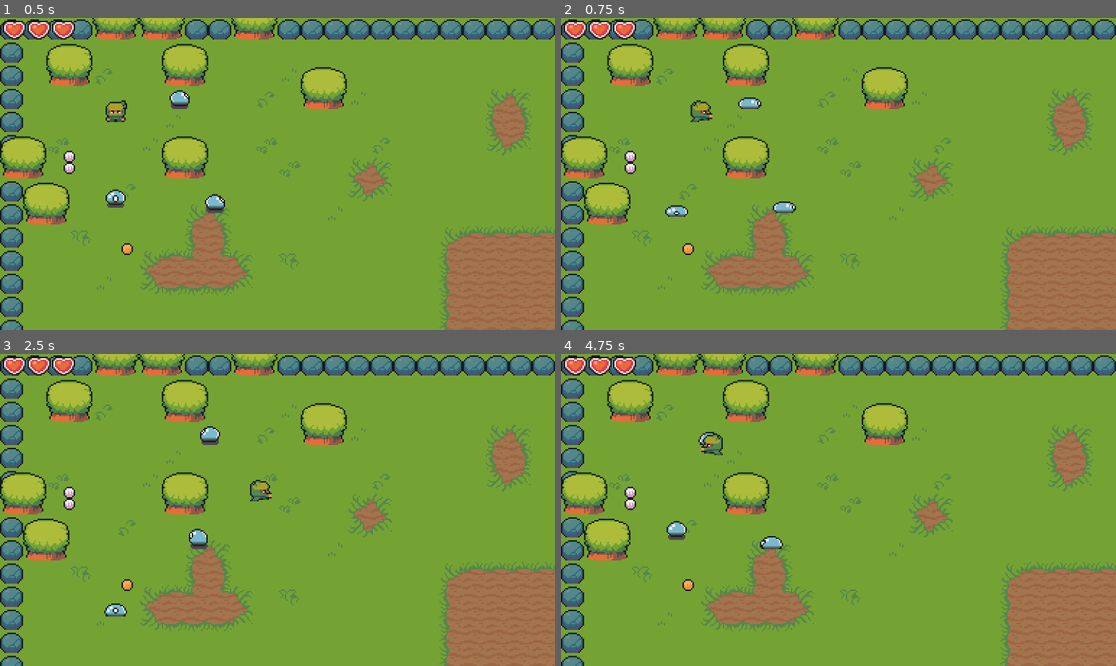
Above: before the commit, frames 1-4 (two rows, left to right).
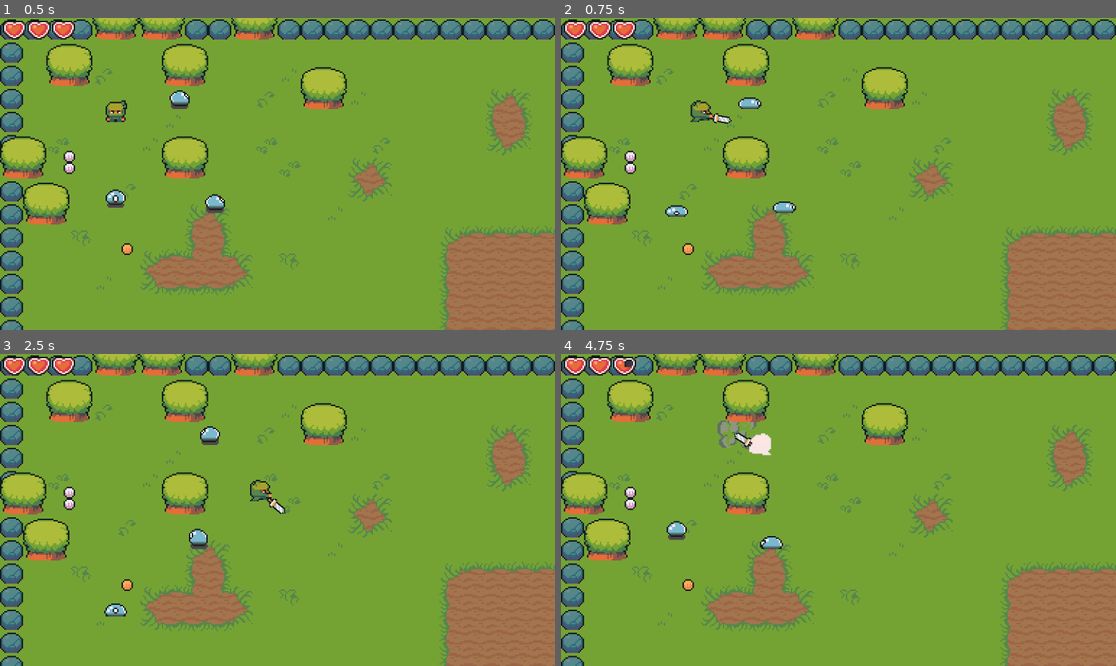
Above: after the commit, the same moments.

Repository: JarnoTainio/Adventure
Game: Godot game, scene res://Scenes/world.tscn
The game is run twice, just before and just after one commit, with the same random seed, the same clock (stepped at 60 frames per second) and the same inputs.
Inputs (mouse positions are in pixels of both pictures, inside the frame that each line leads up to):
- Up to frame 1 (0.5 s): no input
- Up to frame 2 (0.75 s): move the mouse to (960, 158) at 0.52 s; hold D (move_right) from 0.53 s (still down); click (960, 158) at 0.6 s
- Up to frame 3 (2.5 s): move the mouse to (166, 525) at 1.27 s; release D (move_right) at 1.28 s; hold S (move_down) 1.28-2.03 s; click (166, 525) at 1.35 s; move the mouse to (333, 441) at 2.02 s; hold D (move_right) from 2.03 s (still down); hold Space (space) from 2.03 s (still down); click (333, 441) at 2.3 s
- Up to frame 4 (4.75 s): move the mouse to (810, 572) at 2.77 s; release D (move_right) at 2.78 s; release Space (space) at 2.78 s; hold W (move_up) 2.78-3.53 s; click (810, 572) at 2.85 s; move the mouse to (1005, 556) at 3.52 s; hold A (move_left) from 3.53 s (still down); click (1005, 556) at 3.6 s; move the mouse to (672, 463) at 4.27 s; tap Space (space) at 4.35 s; click (672, 463) at 4.55 s

Frame 1 is identical in both runs. In frame 2, less than 0.1% of the frame differs, in the area x 26-31%, y 30-35%; in frame 3, less than 0.1%; in frame 4, 0.9%, in the area x 11-38%, y 1-33%.

Commit message:
Damage and loot drop

Diff:
--- /dev/null
+++ b/Resources/Enemies/eney_slime.tres
@@ -0,0 +1,10 @@
+[gd_resource type="Resource" script_class="EnemyData" load_steps=4 format=3 uid="uid://ddxrj5qnpcx2w"]
+
+[ext_resource type="Resource" uid="uid://bd3c3lsqaijjx" path="res://Resources/Items/item_slime.tres" id="1_hp63i"]
+[ext_resource type="Script" path="res://Scripts/Data/enemy.gd" id="1_v4tr3"]
+[ext_resource type="Resource" uid="uid://bmh2mnj4qg4jf" path="res://Resources/Items/item_slime_gold.tres" id="2_5x4gj"]
+
+[resource]
+script = ExtResource("1_v4tr3")
+loot_common = ExtResource("1_hp63i")
+loot_rare = ExtResource("2_5x4gj")
--- a/Scenes/Creatures/player.tscn
+++ b/Scenes/Creatures/player.tscn
@@ -1,11 +1,14 @@
-[gd_scene load_steps=22 format=3 uid="uid://cjtj0uvx0uuj0"]
+[gd_scene load_steps=23 format=3 uid="uid://cjtj0uvx0uuj0"]
 
 [ext_resource type="Script" path="res://Scripts/player.gd" id="1_rf48v"]
 [ext_resource type="Texture2D" uid="uid://813gysn8scvl" path="res://Sprites/Characters/SpriteSheet.png" id="1_t4xj8"]
-[ext_resource type="PackedScene" uid="uid://hwe2i1mx8b2x" path="res://Scenes/Creatures/Util/hurt_box.tscn" id="3_per06"]
+[ext_resource type="Script" path="res://Scripts/hurt_box.gd" id="3_buy7j"]
 [ext_resource type="Script" path="res://Scripts/interact_detector.gd" id="4_umfqv"]
 [ext_resource type="Texture2D" uid="uid://08q8jkl2spb6" path="res://Sprites/Arrow.png" id="5_2rco7"]
 [ext_resource type="PackedScene" uid="uid://6gw71yswasbg" path="res://Scenes/Weapons/sword.tscn" id="6_xfdmo"]
+
+[sub_resource type="RectangleShape2D" id="RectangleShape2D_oadbt"]
+size = Vector2(12, 8)
 
 [sub_resource type="Animation" id="Animation_lrdc1"]
 length = 0.001
@@ -86,8 +89,8 @@
 "values": [Vector2i(0, 4)]
 }
 
-[sub_resource type="Animation" id="Animation_xsg6a"]
-resource_name = "attack_up"
+[sub_resource type="Animation" id="Animation_p7kcd"]
+resource_name = "attack_left"
 length = 0.2
 tracks/0/type = "value"
 tracks/0/imported = false
@@ -99,7 +102,7 @@
 "times": PackedFloat32Array(0, 0.2),
 "transitions": PackedFloat32Array(1, 1),
 "update": 0,
-"values": [-1.0472, 1.0472]
+"values": [3.66519, 5.58505]
 }
 tracks/1/type = "value"
 tracks/1/imported = false
@@ -111,7 +114,7 @@
 "times": PackedFloat32Array(0, 0.1, 0.2),
 "transitions": PackedFloat32Array(1, 1, 1),
 "update": 0,
-"values": [Vector2(-6, -7), Vector2(0, -10), Vector2(6, -7)]
+"values": [Vector2(-6, 1), Vector2(-8, -4), Vector2(-6, -9)]
 }
 tracks/2/type = "value"
 tracks/2/imported = false
@@ -123,83 +126,11 @@
 "times": PackedFloat32Array(0),
 "transitions": PackedFloat32Array(1),
 "update": 1,
-"values": [Vector2i(1, 4)]
-}
-
-[sub_resource type="Animation" id="Animation_w5qwd"]
-resource_name = "move_down"
-length = 0.8
-loop_mode = 1
-step = 0.2
-tracks/0/type = "value"
-tracks/0/imported = false
-tracks/0/enabled = true
-tracks/0/path = NodePath("Sprite2D:frame_coords")
-tracks/0/interp = 1
-tracks/0/loop_wrap = true
-tracks/0/keys = {
-"times": PackedFloat32Array(0, 0.2, 0.4, 0.6),
-"transitions": PackedFloat32Array(1, 1, 1, 1),
-"update": 1,
-"values": [Vector2i(0, 0), Vector2i(0, 1), Vector2i(0, 2), Vector2i(0, 3)]
-}
-
-[sub_resource type="Animation" id="Animation_mly0v"]
-resource_name = "move_left"
-length = 0.8
-loop_mode = 1
-step = 0.2
-tracks/0/type = "value"
-tracks/0/imported = false
-tracks/0/enabled = true
-tracks/0/path = NodePath("Sprite2D:frame_coords")
-tracks/0/interp = 1
-tracks/0/loop_wrap = true
-tracks/0/keys = {
-"times": PackedFloat32Array(0, 0.2, 0.4, 0.6),
-"transitions": PackedFloat32Array(1, 1, 1, 1),
-"update": 1,
-"values": [Vector2i(2, 0), Vector2i(2, 1), Vector2i(2, 2), Vector2i(2, 3)]
-}
-
-[sub_resource type="Animation" id="Animation_6yypf"]
-resource_name = "move_right"
-length = 0.8
-loop_mode = 1
-step = 0.2
-tracks/0/type = "value"
-tracks/0/imported = false
-tracks/0/enabled = true
-tracks/0/path = NodePath("Sprite2D:frame_coords")
-tracks/0/interp = 1
-tracks/0/loop_wrap = true
-tracks/0/keys = {
-"times": PackedFloat32Array(0, 0.2, 0.4, 0.6),
-"transitions": PackedFloat32Array(1, 1, 1, 1),
-"update": 1,
-"values": [Vector2i(3, 0), Vector2i(3, 1), Vector2i(3, 2), Vector2i(3, 3)]
-}
-
-[sub_resource type="Animation" id="Animation_lsjad"]
-resource_name = "move_up"
-length = 0.8
-loop_mode = 1
-step = 0.2
-tracks/0/type = "value"
-tracks/0/imported = false
-tracks/0/enabled = true
-tracks/0/path = NodePath("Sprite2D:frame_coords")
-tracks/0/interp = 1
-tracks/0/loop_wrap = true
-tracks/0/keys = {
-"times": PackedFloat32Array(0, 0.2, 0.4, 0.6),
-"transitions": PackedFloat32Array(1, 1, 1, 1),
-"update": 1,
-"values": [Vector2i(1, 0), Vector2i(1, 1), Vector2i(1, 2), Vector2i(1, 3)]
-}
-
-[sub_resource type="Animation" id="Animation_p7kcd"]
-resource_name = "attack_left"
+"values": [Vector2i(2, 4)]
+}
+
+[sub_resource type="Animation" id="Animation_pj1o4"]
+resource_name = "attack_right"
 length = 0.2
 tracks/0/type = "value"
 tracks/0/imported = false
@@ -211,7 +142,7 @@
 "times": PackedFloat32Array(0, 0.2),
 "transitions": PackedFloat32Array(1, 1),
 "update": 0,
-"values": [3.66519, 5.58505]
+"values": [0.523599, 2.61799]
 }
 tracks/1/type = "value"
 tracks/1/imported = false
@@ -223,7 +154,7 @@
 "times": PackedFloat32Array(0, 0.1, 0.2),
 "transitions": PackedFloat32Array(1, 1, 1),
 "update": 0,
-"values": [Vector2(-6, 1), Vector2(-8, -4), Vector2(-6, -9)]
+"values": [Vector2(6, -9), Vector2(8, -4), Vector2(6, 1)]
 }
 tracks/2/type = "value"
 tracks/2/imported = false
@@ -235,11 +166,11 @@
 "times": PackedFloat32Array(0),
 "transitions": PackedFloat32Array(1),
 "update": 1,
-"values": [Vector2i(2, 4)]
-}
-
-[sub_resource type="Animation" id="Animation_pj1o4"]
-resource_name = "attack_right"
+"values": [Vector2i(3, 4)]
+}
+
+[sub_resource type="Animation" id="Animation_xsg6a"]
+resource_name = "attack_up"
 length = 0.2
 tracks/0/type = "value"
 tracks/0/imported = false
@@ -251,7 +182,7 @@
 "times": PackedFloat32Array(0, 0.2),
 "transitions": PackedFloat32Array(1, 1),
 "update": 0,
-"values": [0.523599, 2.61799]
+"values": [-1.0472, 1.0472]
 }
 tracks/1/type = "value"
 tracks/1/imported = false
@@ -263,7 +194,7 @@
 "times": PackedFloat32Array(0, 0.1, 0.2),
 "transitions": PackedFloat32Array(1, 1, 1),
 "update": 0,
-"values": [Vector2(6, -9), Vector2(8, -4), Vector2(6, 1)]
+"values": [Vector2(-6, -7), Vector2(0, -10), Vector2(6, -7)]
 }
 tracks/2/type = "value"
 tracks/2/imported = false
@@ -275,7 +206,79 @@
 "times": PackedFloat32Array(0),
 "transitions": PackedFloat32Array(1),
 "update": 1,
-"values": [Vector2i(3, 4)]
+"values": [Vector2i(1, 4)]
+}
+
+[sub_resource type="Animation" id="Animation_w5qwd"]
+resource_name = "move_down"
+length = 0.8
+loop_mode = 1
+step = 0.2
+tracks/0/type = "value"
+tracks/0/imported = false
+tracks/0/enabled = true
+tracks/0/path = NodePath("Sprite2D:frame_coords")
+tracks/0/interp = 1
+tracks/0/loop_wrap = true
+tracks/0/keys = {
+"times": PackedFloat32Array(0, 0.2, 0.4, 0.6),
+"transitions": PackedFloat32Array(1, 1, 1, 1),
+"update": 1,
+"values": [Vector2i(0, 0), Vector2i(0, 1), Vector2i(0, 2), Vector2i(0, 3)]
+}
+
+[sub_resource type="Animation" id="Animation_mly0v"]
+resource_name = "move_left"
+length = 0.8
+loop_mode = 1
+step = 0.2
+tracks/0/type = "value"
+tracks/0/imported = false
+tracks/0/enabled = true
+tracks/0/path = NodePath("Sprite2D:frame_coords")
+tracks/0/interp = 1
+tracks/0/loop_wrap = true
+tracks/0/keys = {
+"times": PackedFloat32Array(0, 0.2, 0.4, 0.6),
+"transitions": PackedFloat32Array(1, 1, 1, 1),
+"update": 1,
+"values": [Vector2i(2, 0), Vector2i(2, 1), Vector2i(2, 2), Vector2i(2, 3)]
+}
+
+[sub_resource type="Animation" id="Animation_6yypf"]
+resource_name = "move_right"
+length = 0.8
+loop_mode = 1
+step = 0.2
+tracks/0/type = "value"
+tracks/0/imported = false
+tracks/0/enabled = true
+tracks/0/path = NodePath("Sprite2D:frame_coords")
+tracks/0/interp = 1
+tracks/0/loop_wrap = true
+tracks/0/keys = {
+"times": PackedFloat32Array(0, 0.2, 0.4, 0.6),
+"transitions": PackedFloat32Array(1, 1, 1, 1),
+"update": 1,
+"values": [Vector2i(3, 0), Vector2i(3, 1), Vector2i(3, 2), Vector2i(3, 3)]
+}
+
+[sub_resource type="Animation" id="Animation_lsjad"]
+resource_name = "move_up"
+length = 0.8
+loop_mode = 1
+step = 0.2
+tracks/0/type = "value"
+tracks/0/imported = false
+tracks/0/enabled = true
+tracks/0/path = NodePath("Sprite2D:frame_coords")
+tracks/0/interp = 1
+tracks/0/loop_wrap = true
+tracks/0/keys = {
+"times": PackedFloat32Array(0, 0.2, 0.4, 0.6),
+"transitions": PackedFloat32Array(1, 1, 1, 1),
+"update": 1,
+"values": [Vector2i(1, 0), Vector2i(1, 1), Vector2i(1, 2), Vector2i(1, 3)]
 }
 
 [sub_resource type="AnimationLibrary" id="AnimationLibrary_y42yp"]
@@ -330,8 +333,8 @@
 "hurt_blink": SubResource("Animation_dfddb")
 }
 
-[sub_resource type="RectangleShape2D" id="RectangleShape2D_oadbt"]
-size = Vector2(12, 8)
+[sub_resource type="RectangleShape2D" id="RectangleShape2D_frwyy"]
+size = Vector2(14, 8)
 
 [sub_resource type="CircleShape2D" id="CircleShape2D_f738q"]
 
@@ -354,6 +357,10 @@
 offset_right = 8.0
 color = Color(1, 1, 1, 0)
 
+[node name="CollisionShape2D" type="CollisionShape2D" parent="."]
+position = Vector2(0, -4)
+shape = SubResource("RectangleShape2D_oadbt")
+
 [node name="AnimationPlayer" type="AnimationPlayer" parent="."]
 libraries = {
 "": SubResource("AnimationLibrary_y42yp")
@@ -364,15 +371,15 @@
 "": SubResource("AnimationLibrary_reyr7")
 }
 
-[node name="CollisionShape2D" type="CollisionShape2D" parent="."]
-position = Vector2(0, -4)
-shape = SubResource("RectangleShape2D_oadbt")
-
-[node name="HurtBox" parent="." instance=ExtResource("3_per06")]
-scale = Vector2(1.02326, 1)
+[node name="HurtBox" type="Area2D" parent="."]
 collision_layer = 0
 collision_mask = 4
-remember_areas = true
+script = ExtResource("3_buy7j")
+
+[node name="CollisionShape2D" type="CollisionShape2D" parent="HurtBox"]
+position = Vector2(0, -4)
+shape = SubResource("RectangleShape2D_frwyy")
+debug_color = Color(0.943336, 0.239239, 1.92523e-07, 0.42)
 
 [node name="InteractBox" type="Area2D" parent="."]
 script = ExtResource("4_umfqv")
@@ -381,12 +388,12 @@
 position = Vector2(0, -6)
 scale = Vector2(1.2, 1.2)
 shape = SubResource("CircleShape2D_f738q")
+debug_color = Color(1.54018e-06, 0.637214, 0.394985, 0.42)
 
 [node name="HurtTimer" type="Timer" parent="."]
 one_shot = true
 
 [node name="InteractMarker" type="Sprite2D" parent="."]
-visible = false
 z_index = 10
 scale = Vector2(0.5, 0.5)
 texture = ExtResource("5_2rco7")
@@ -396,7 +403,6 @@
 rotation = 2.0944
 
 [node name="Sword" parent="Weapon" instance=ExtResource("6_xfdmo")]
-visible = false
 
 [connection signal="hit_by_attack" from="HurtBox" to="." method="_on_hurt_box_hit_by_attack"]
 [connection signal="area_entered" from="InteractBox" to="InteractBox" method="_on_area_entered"]
--- a/Scenes/Creatures/slime.tscn
+++ b/Scenes/Creatures/slime.tscn
@@ -1,9 +1,10 @@
-[gd_scene load_steps=14 format=3 uid="uid://cmss22mnd3up2"]
+[gd_scene load_steps=16 format=3 uid="uid://cmss22mnd3up2"]
 
 [ext_resource type="Texture2D" uid="uid://baxuyuf8n3ap0" path="res://Sprites/Characters/Slime.png" id="1_f5tgu"]
 [ext_resource type="Script" path="res://Scripts/Enemies/slime.gd" id="1_wk0c8"]
 [ext_resource type="Script" path="res://Scripts/hurt_box.gd" id="3_ab274"]
 [ext_resource type="Script" path="res://Scripts/hit_box.gd" id="3_dy6t4"]
+[ext_resource type="Texture2D" uid="uid://da8yru2x8p6nv" path="res://Sprites/Effects/SpriteSheet.png" id="5_krdgm"]
 
 [sub_resource type="RectangleShape2D" id="RectangleShape2D_xyeh4"]
 size = Vector2(12.0379, 9.02174)
@@ -22,6 +23,42 @@
 "update": 1,
 "values": [Vector2i(1, 0)]
 }
+tracks/1/type = "value"
+tracks/1/imported = false
+tracks/1/enabled = true
+tracks/1/path = NodePath("EffectSprite:frame_coords")
+tracks/1/interp = 1
+tracks/1/loop_wrap = true
+tracks/1/keys = {
+"times": PackedFloat32Array(0),
+"transitions": PackedFloat32Array(1),
+"update": 1,
+"values": [Vector2i(0, 0)]
+}
+tracks/2/type = "value"
+tracks/2/imported = false
+tracks/2/enabled = true
+tracks/2/path = NodePath("EffectSprite:visible")
+tracks/2/interp = 1
+tracks/2/loop_wrap = true
+tracks/2/keys = {
+"times": PackedFloat32Array(0),
+"transitions": PackedFloat32Array(1),
+"update": 1,
+"values": [false]
+}
+tracks/3/type = "value"
+tracks/3/imported = false
+tracks/3/enabled = true
+tracks/3/path = NodePath("Sprite2D:visible")
+tracks/3/interp = 1
+tracks/3/loop_wrap = true
+tracks/3/keys = {
+"times": PackedFloat32Array(0),
+"transitions": PackedFloat32Array(1),
+"update": 1,
+"values": [true]
+}
 
 [sub_resource type="Animation" id="Animation_2osk7"]
 resource_name = "move_down"
@@ -93,11 +130,52 @@
 "transitions": PackedFloat32Array(1, 1, 1, 1),
 "update": 1,
 "values": [Vector2i(1, 0), Vector2i(1, 1), Vector2i(1, 2), Vector2i(1, 3)]
+}
+
+[sub_resource type="Animation" id="Animation_um7v3"]
+resource_name = "death"
+length = 0.6
+tracks/0/type = "value"
+tracks/0/imported = false
+tracks/0/enabled = true
+tracks/0/path = NodePath("EffectSprite:frame_coords")
+tracks/0/interp = 1
+tracks/0/loop_wrap = true
+tracks/0/keys = {
+"times": PackedFloat32Array(0, 0.1, 0.2, 0.3, 0.4, 0.5),
+"transitions": PackedFloat32Array(1, 1, 1, 1, 1, 1),
+"update": 1,
+"values": [Vector2i(0, 0), Vector2i(1, 0), Vector2i(2, 0), Vector2i(3, 0), Vector2i(4, 0), Vector2i(5, 0)]
+}
+tracks/1/type = "value"
+tracks/1/imported = false
+tracks/1/enabled = true
+tracks/1/path = NodePath("EffectSprite:visible")
+tracks/1/interp = 1
+tracks/1/loop_wrap = true
+tracks/1/keys = {
+"times": PackedFloat32Array(0),
+"transitions": PackedFloat32Array(1),
+"update": 1,
+"values": [true]
+}
+tracks/2/type = "value"
+tracks/2/imported = false
+tracks/2/enabled = true
+tracks/2/path = NodePath("Sprite2D:visible")
+tracks/2/interp = 1
+tracks/2/loop_wrap = true
+tracks/2/keys = {
+"times": PackedFloat32Array(0),
+"transitions": PackedFloat32Array(1),
+"update": 1,
+"values": [false]
 }
 
 [sub_resource type="AnimationLibrary" id="AnimationLibrary_ogpbd"]
 _data = {
 "RESET": SubResource("Animation_4l5ox"),
+"death": SubResource("Animation_um7v3"),
 "move_down": SubResource("Animation_2osk7"),
 "move_left": SubResource("Animation_cugd8"),
 "move_right": SubResource("Animation_ndps8"),
@@ -135,22 +213,29 @@
 }
 
 [node name="HitBox" type="Area2D" parent="."]
-collision_layer = 4
+collision_layer = 6
 collision_mask = 0
+script = ExtResource("3_dy6t4")
 
 [node name="CollisionShape2D" type="CollisionShape2D" parent="HitBox"]
 position = Vector2(-2.23517e-08, -5.97574)
 scale = Vector2(0.780031, 1.01213)
 shape = SubResource("RectangleShape2D_4ldhl")
-script = ExtResource("3_dy6t4")
 
 [node name="HurtBox" type="Area2D" parent="."]
 collision_layer = 0
 collision_mask = 4
 script = ExtResource("3_ab274")
+remember_areas = true
 
 [node name="CollisionShape2D" type="CollisionShape2D" parent="HurtBox"]
 position = Vector2(0, -6)
 shape = SubResource("RectangleShape2D_co7ri")
 
+[node name="EffectSprite" type="Sprite2D" parent="."]
+visible = false
+position = Vector2(0, -10)
+texture = ExtResource("5_krdgm")
+hframes = 6
+
 [connection signal="hit_by_attack" from="HurtBox" to="." method="_on_hurt_box_hit_by_attack"]
--- a/Scenes/Weapons/sword.tscn
+++ b/Scenes/Weapons/sword.tscn
@@ -4,17 +4,17 @@
 [ext_resource type="Script" path="res://Scripts/hit_box.gd" id="2_eamae"]
 
 [sub_resource type="RectangleShape2D" id="RectangleShape2D_4j2mp"]
-size = Vector2(6, 14)
+size = Vector2(6, 11)
 
 [node name="Sword" type="Area2D"]
 collision_layer = 4
 collision_mask = 0
+script = ExtResource("2_eamae")
 
 [node name="Sprite2D" type="Sprite2D" parent="."]
 position = Vector2(0, -6)
 texture = ExtResource("1_rtwwa")
 
 [node name="HitBox" type="CollisionShape2D" parent="."]
-position = Vector2(0, -7)
+position = Vector2(0, -8.5)
 shape = SubResource("RectangleShape2D_4j2mp")
-script = ExtResource("2_eamae")
--- /dev/null
+++ b/Scripts/Data/enemy.gd
@@ -0,0 +1,4 @@
+class_name EnemyData extends Resource
+
+@export var loot_common: ItemData
+@export var loot_rare: ItemData
--- a/Scripts/Enemies/slime.gd
+++ b/Scripts/Enemies/slime.gd
@@ -1,27 +1,42 @@
 class_name Slime extends CharacterBody2D
 
+@onready var item_prefab = preload("res://Scenes/Items/collectible.tscn")
 @onready var animation = $AnimationPlayer
 
+@export var data: EnemyData = preload("res://Resources/Enemies/eney_slime.tres")
 @export var move_speed: int = 30
 var limit: float = 0.5
 
 @export var start_position: Vector2
 @export var end_position: Vector2
 
+var is_dead = false
+
 func _ready():
 	start_position = position
 	end_position = start_position + end_position * 16
+	animation.play("RESET")
+
+
+func _physics_process(delta):
+	if is_dead: return
+	handle_movement(delta)
+	move_and_slide()
+	update_animation()
+
 
 func change_direction():
 	var temp = end_position;
 	end_position = start_position
 	start_position = temp
 
+
 func handle_movement(delta):
 	var move_dir = end_position - position
 	if move_dir.length() < limit:
 		change_direction()
 	velocity = move_dir.normalized() * delta * move_speed
+
 
 func update_animation():
 	if velocity.length() == 0:
@@ -31,13 +46,33 @@
 	var dir = Vector.vector_to_dir_string(velocity)
 	animation.play("move_" + dir)
 
-func _physics_process(delta):
-	handle_movement(delta)
-	move_and_slide()
-	update_animation()
 
+func die():
+	is_dead = true
+	animation.play("death")
+	await animation.animation_finished
+	if data.loot_common: spawn_item()
+	queue_free()
 
-func _on_hurt_box_hit_by_attack(attack: Attack):
-	print("Slime auch: ", attack)
-	if attack.source == name: return
-	queue_free()
+func spawn_item():
+
+	# Randomize the item
+	var itemData: ItemData
+	var roll = randf() * 100
+	if roll < 20:
+		itemData = data.loot_rare
+	elif roll < 40:
+		itemData = data.loot_common
+	else: return
+
+	var item: Collectible = item_prefab.instantiate()
+	item.item = itemData
+	item.global_position = global_position
+
+	var items_node = get_tree().root.get_node("World/TileMap/Items")
+	items_node.add_child(item)
+
+# SIGNALS
+
+func _on_hurt_box_hit_by_attack(_attack: Attack):
+	die()
--- a/Scripts/hit_box.gd
+++ b/Scripts/hit_box.gd
@@ -1 +1,6 @@
-class_name HitBox extends CollisionShape2D
+class_name HitBox extends Area2D
+
+
+func _ready():
+  collision_layer = 4
+  collision_mask = 0
--- a/Scripts/hurt_box.gd
+++ b/Scripts/hurt_box.gd
@@ -6,22 +6,32 @@
 
 var colliders: Array[Area2D] = []
 
+func _ready():
+	collision_layer = 0
+	collision_mask = 4
+	area_entered.connect(_on_area_entered)
+	area_exited.connect(_on_area_exited)
+
+
+# Signals
+
 func _on_area_entered(area: HitBox):
-	print_debug("hurt_box " + get_parent().name + " hit: ")
 	if area == null: return
+	if owner.name == area.owner.name: return
 
-	# var attack = to_attack(area)
-	# hit_by_attack.emit(attack)
-	# if remember_areas: colliders.append(area)
+	var attack = to_attack(area)
+	hit_by_attack.emit(attack)
+	if remember_areas: colliders.append(area)
 
-func _on_area_exited(area: Area2D):
-	if area.name != "HitBox": return
+func _on_area_exited(area: HitBox):
 	if remember_areas: colliders.erase(area)
+
+# Functions
 
 func to_attack(area: Area2D) -> Attack:
 	var attack = Attack.new()
 	attack.damage = 1
-	attack.velocity = area.get_parent().velocity
+	attack.velocity = area.owner.velocity
 	attack.knockback = 10
 	return attack
 
--- a/Scripts/player.gd
+++ b/Scripts/player.gd
@@ -30,6 +30,8 @@
 func _ready():
 	current_health = max_health
 	effects.play("RESET")
+	weapon.visible = false
+	interactMarker.visible = false
 
 
 func _physics_process(delta: float):
@@ -82,7 +84,6 @@
 
 
 func take_damage(damage: int):
-	print(hurtTimer.time_left)
 	if hurtTimer.time_left > 0: return
 	current_health -= damage
 	effects.play("hurt_blink")
--- a/Scripts/worldManager.gd
+++ b/Scripts/worldManager.gd
@@ -7,14 +7,6 @@
   heartsContainer.init_hearts(player.max_health, player.current_health)
   player.health_changed.connect(heartsContainer.update_hearts)
 
-# Debug poison
-var timer = 10.0
-func _physics_process(delta):
-  timer -= delta
-  if timer <= 0:
-    timer = 10.0
-    player.take_damage(4)
-
 func set_player_movement(can_move: bool):
   player.can_move = can_move
 
Binary file added: Sprites/Effects/SpriteSheet.png
Not shown, added: Sprites/Effects/SpriteSheet.png.import
